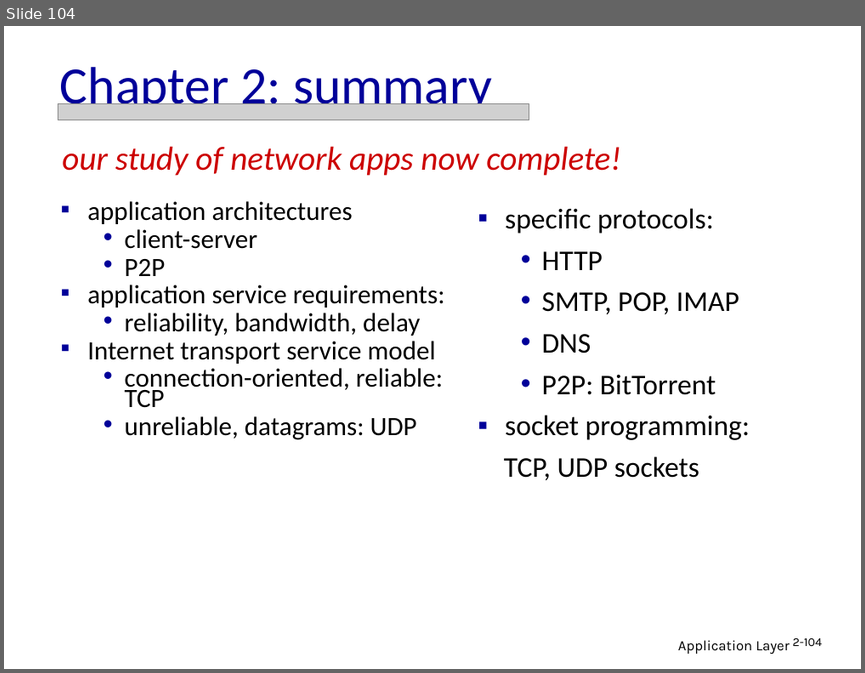
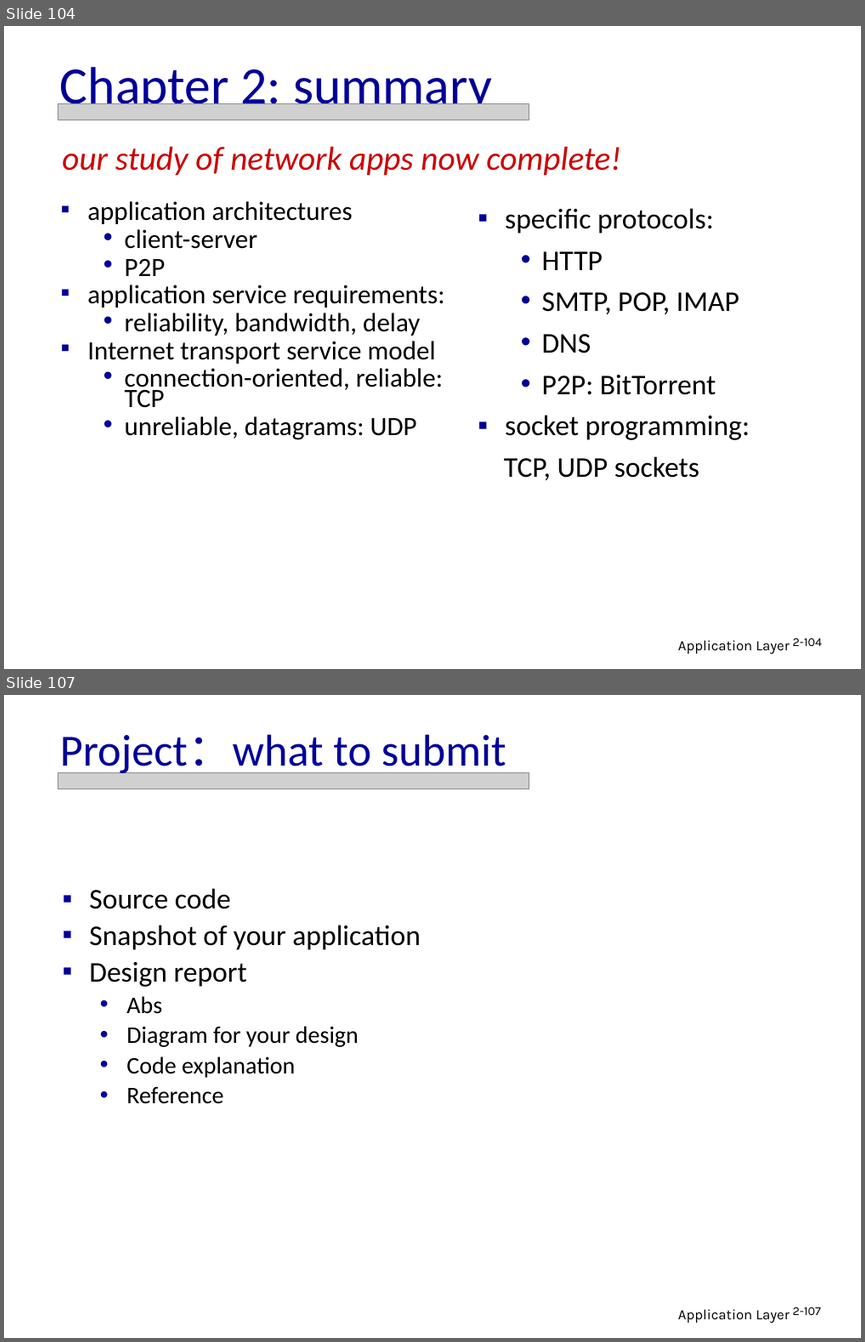
Before and after one commit to zhaoymbuffalo/CSE489-589, a slide deck: Ch2-summer-19.ppt. Shown one above the other, each under a label of ours: slide 104 before the commit, slides 104 and 107 after it; the slides between them are not shown. The pictures are 865x673 and 865x1342 pixels, drawn with LibreOffice and Linux fonts; fonts in the diff are those of the drawing; grey boxes stand for pictures. Boxes give left, top, right and bottom in pixels: in the first picture for what was removed or moved away, otherwise in the second. Text is boxed around its words. In the diff, an @@ line names an element or a change of style, - is before the commit and + after.

```diff
--- a/Ch2-summer-19.ppt
+++ b/Ch2-summer-19.ppt
@@ slide 107 added at (4, 695, 861, 1338), background #FFFFFF @@
@@ text added at (60, 734, 506, 777), 37.4 pt, text #000099 @@
+Project：what to submit
@@ picture added at (58, 773, 529, 789) @@
@@ text added at (89, 888, 420, 1104), 24 pt, text #000000 @@
+▪ Source code
+▪ Snapshot of your application
+▪ Design report
+  • Abs
+  • Diagram for your design
+  • Code explanation
+  • Reference
@@ text added at (678, 1309, 789, 1322), 12 pt, text #000000 @@
+Application Layer
@@ page number added at (793, 1307, 821, 1315), 10.2 pt, text #000000 @@
+2-107
```
Also in this commit, not shown: 7 slides changed, 1 other slide added.
